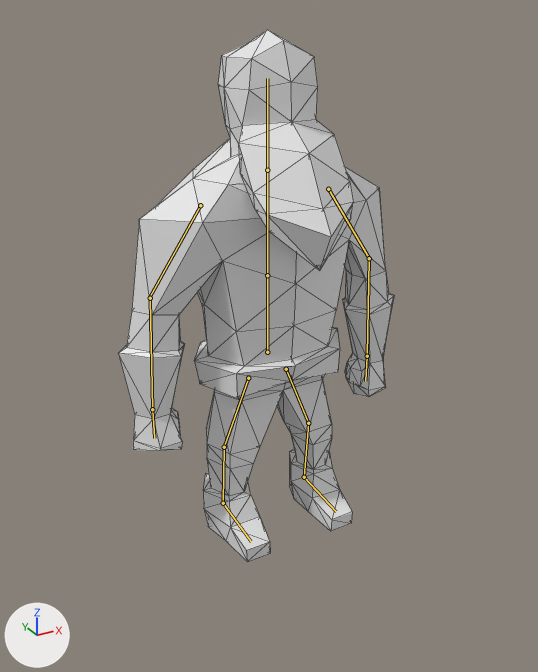
Before and after pictures for a commit that changed the Blender file Animations/WarriorSleep.blend.
Camera for both pictures: a 50 mm camera at (-6.0, -10.87, 9.21) aimed at (0.28, 0.56, 3.5). Lighting does not change. The marker at lower left points along +X, +Y and +Z. The bones that bend it are drawn over the model as lines. Mesh edges are drawn as thin lines.
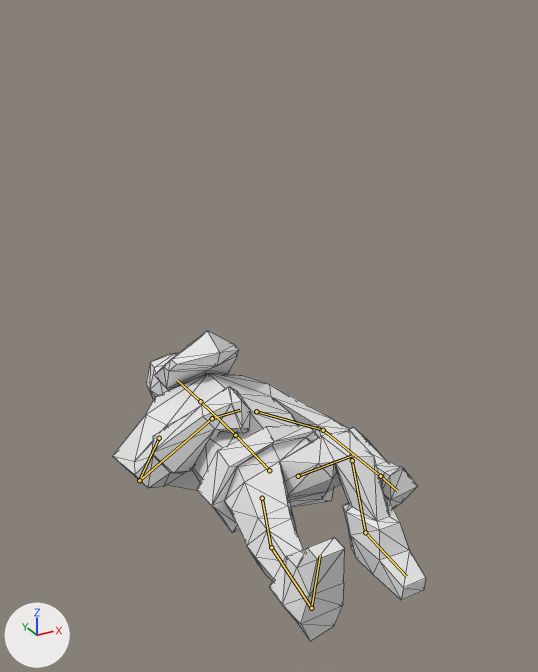
The newer file adds an action. The first version stands in its rest pose; the second is drawn at frame 50 of the action 'ArmatureAction'.

Pixel boxes (x1, y1, x2, y2) of what changed, in the pictures (538 x 672 px):
'Cube.008', posed (14% wider, 41% shorter)
    before: (119, 30, 394, 562)
    after: (113, 331, 426, 642)
bone 'Root', root to tip
    before: (267, 352) to (267, 275)
    after: (269, 470) to (235, 435)
bone 'Chest', root to tip
    before: (267, 275) to (267, 170)
    after: (235, 435) to (200, 401)
bone 'Shoulder.R', root to tip
    before: (200, 205) to (149, 297)
    after: (159, 438) to (139, 480)
bone 'Arm.R', root to tip
    before: (150, 298) to (152, 409)
    after: (139, 480) to (212, 418)
bone 'Hand.R', root to tip
    before: (152, 409) to (154, 438)
    after: (212, 418) to (240, 410)
bone 'Shoulder.L', root to tip
    before: (328, 189) to (369, 258)
    after: (256, 411) to (323, 430)
bone 'Head', root to tip
    before: (267, 170) to (267, 78)
    after: (200, 401) to (177, 380)
bone 'Leg.R', root to tip
    before: (248, 378) to (224, 447)
    after: (262, 498) to (271, 547)
bone 'Calf.R', root to tip
    before: (224, 447) to (223, 503)
    after: (271, 547) to (311, 608)
bone 'Leg.L', root to tip
    before: (286, 369) to (308, 423)
    after: (298, 476) to (352, 455)
bone 'Calf.L', root to tip
    before: (308, 423) to (304, 477)
    after: (352, 460) to (365, 532)
bone 'Foot.L', root to tip
    before: (304, 477) to (336, 511)
    after: (365, 532) to (406, 576)

What changed in the scene script:
```text
Change bone_root:
    where bone_root = bpy.data.objects['Armature'].pose.bones['Root']
    bone_root.location: (0.0, 0.0, 0.0) -> (0.0, -2.56, 0.07)
    bone_root.rotation_quaternion: (1.0, 0.0, 0.0, 0.0) -> (0.71, -0.704, 0.0, 0.0)  # degrees (0, 0, 0) -> degrees (-89, 0, 0)
Change bone_chest:
    where bone_chest = bpy.data.objects['Armature'].pose.bones['Chest']  # child of 'Root'
    bone_chest.rotation_quaternion: (1.0, 0.0, 0.0, 0.0) -> (1.0, -0.024, 0.0, 0.0)  # degrees (0, 0, 0) -> degrees (-3, 0, 0)
Change bone_shoulder_r:
    where bone_shoulder_r = bpy.data.objects['Armature'].pose.bones['Shoulder.R']  # child of 'Chest'
    bone_shoulder_r.location: (0.0, 0.0, 0.0) -> (-0.31, 0.0, -0.25)
Change bone_arm_r:
    where bone_arm_r = bpy.data.objects['Armature'].pose.bones['Arm.R']  # child of 'Shoulder.R'
    bone_arm_r.rotation_quaternion: (1.0, 0.0, 0.0, 0.0) -> (0.812, -0.456, -0.094, -0.353)  # degrees (0, 0, 0) -> degrees (-50, -28, -34)
Change bone_hand_r:
    where bone_hand_r = bpy.data.objects['Armature'].pose.bones['Hand.R']  # child of 'Arm.R'
    bone_hand_r.rotation_quaternion: (1.0, 0.0, 0.0, 0.0) -> (0.971, 0.13, -0.01, -0.201)  # degrees (0, 0, 0) -> degrees (15, 2, -23)
Change bone_shoulder_l:
    where bone_shoulder_l = bpy.data.objects['Armature'].pose.bones['Shoulder.L']  # child of 'Chest'
    bone_shoulder_l.location: (0.0, 0.0, 0.0) -> (0.37, 0.0, 0.15)
    bone_shoulder_l.rotation_quaternion: (1.0, 0.0, 0.0, 0.0) -> (1.0, 0.009, 0.018, -0.024)  # degrees (0, 0, 0) -> degrees (1, 2, -3)
Change bone_head:
    where bone_head = bpy.data.objects['Armature'].pose.bones['Head']  # child of 'Chest'
    bone_head.rotation_quaternion: (1.0, 0.0, 0.0, 0.0) -> (1.0, -0.012, 0.0, 0.0)  # degrees (0, 0, 0) -> degrees (-1, 0, 0)
Change bone_leg_r:
    where bone_leg_r = bpy.data.objects['Armature'].pose.bones['Leg.R']  # child of 'Root'
    bone_leg_r.location: (0.0, 0.0, 0.0) -> (-0.07, 0.0, -0.23)
Change bone_calf_r:
    where bone_calf_r = bpy.data.objects['Armature'].pose.bones['Calf.R']  # child of 'Leg.R'
    bone_calf_r.rotation_quaternion: (1.0, 0.0, 0.0, 0.0) -> (0.999, 0.038, 0.0, 0.0)  # degrees (0, 0, 0) -> degrees (4, 0, 0)
Change bone_leg_l:
    where bone_leg_l = bpy.data.objects['Armature'].pose.bones['Leg.L']  # child of 'Root'
    bone_leg_l.rotation_quaternion: (1.0, 0.0, 0.0, 0.0) -> (0.935, 0.057, -0.133, 0.323)  # degrees (0, 0, 0) -> degrees (1, -17, 38)
Change bone_calf_l:
    where bone_calf_l = bpy.data.objects['Armature'].pose.bones['Calf.L']  # child of 'Leg.L'
    bone_calf_l.location: (0.0, 0.0, 0.0) -> (0.0, -0.06, 0.09)
    bone_calf_l.rotation_quaternion: (1.0, 0.0, 0.0, 0.0) -> (0.629, 0.777, 0.0, 0.0)  # degrees (0, 0, 0) -> degrees (102, 0, 0)
Change bone_foot_l:
    where bone_foot_l = bpy.data.objects['Armature'].pose.bones['Foot.L']  # child of 'Calf.L'
    bone_foot_l.rotation_quaternion: (1.0, 0.0, 0.0, 0.0) -> (0.967, -0.256, 0.0, 0.0)  # degrees (0, 0, 0) -> degrees (-30, 0, 0)
```
